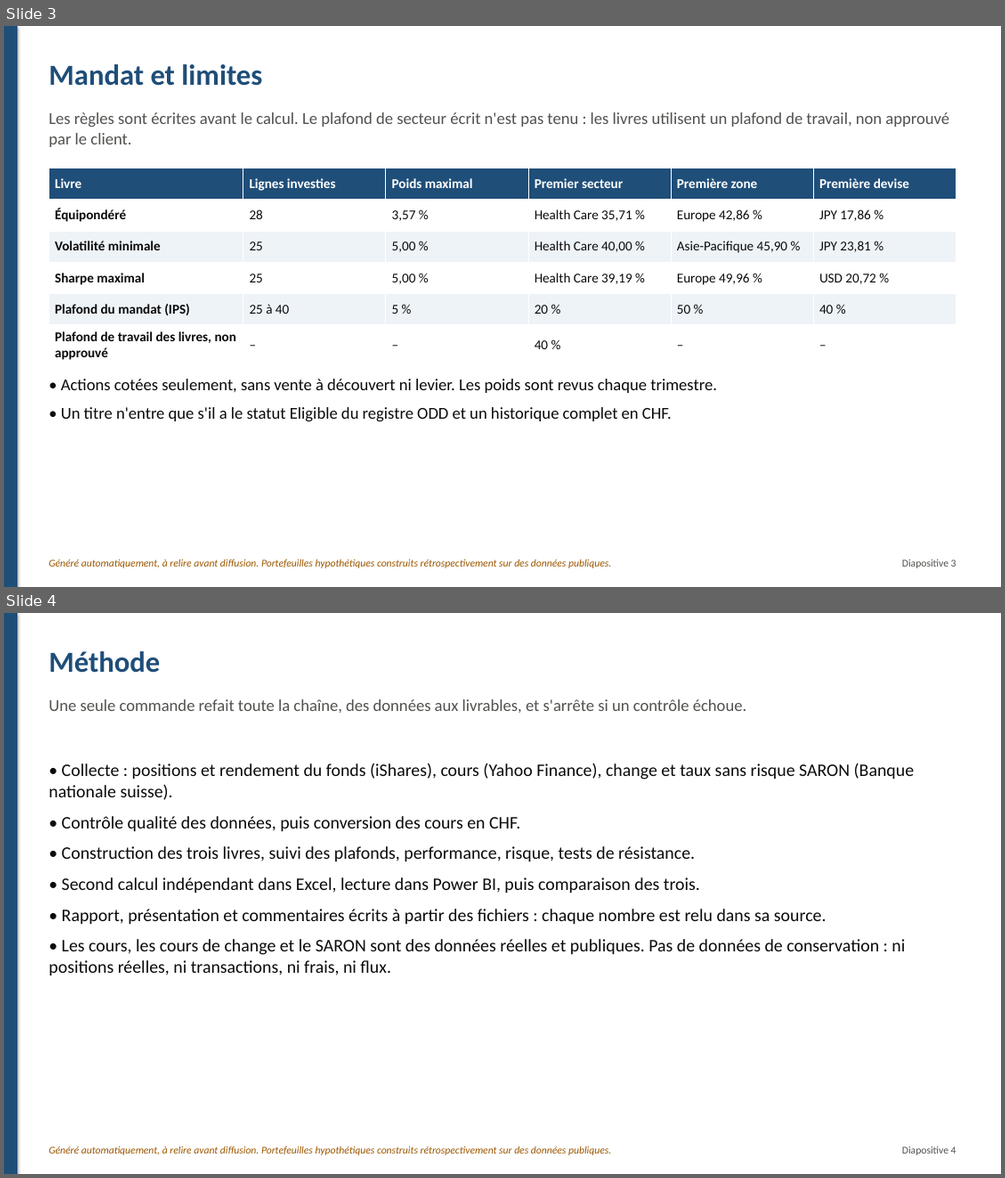
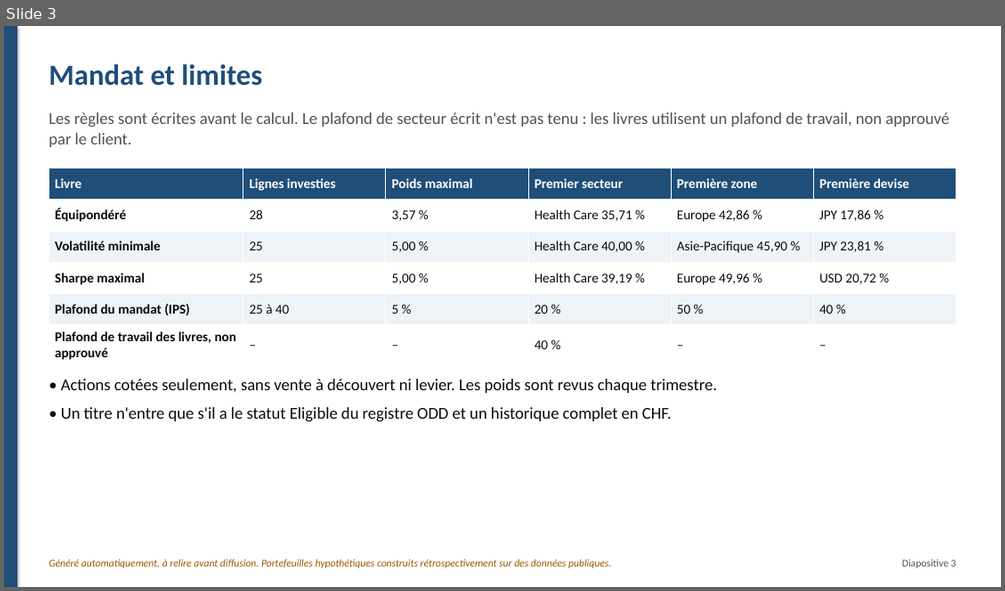
Before and after one commit to fatybarbosa/investment-analytics-platform, a slide deck: reports/management/presentation_management.pptx. Shown one above the other, each under a label of ours: slides 3 and 4 before the commit, slide 3 after it. The pictures are 1005x1178 and 1005x591 pixels, drawn with LibreOffice and Linux fonts; fonts in the diff are those of the drawing. Boxes give left, top, right and bottom in pixels: in the first picture for what was removed or moved away, otherwise in the second. Text is boxed around its words. In the diff, an @@ line names an element or a change of style, - is before the commit and + after.

```diff
--- a/reports/management/presentation_management.pptx
+++ b/reports/management/presentation_management.pptx
@@ slide 4 removed at (4,613,1001,1174), background #FFFFFF @@
@@ rectangle removed at (4,613,17,1174) @@
@@ text removed at (48,651,160,673) @@
-Méthode
@@ text removed at (48,699,746,713) @@
-Une seule commande refait toute la chaîne, des données aux livrables, et s'arrête si un contrôle échoue.
@@ text removed at (48,763,914,976) @@
-• Collecte : positions et rendement du fonds (iShares), cours (Yahoo Finance), change et taux sans risque SARON (Banque nationale suisse).
-• Contrôle qualité des données, puis conversion des cours en CHF.
-• Construction des trois livres, suivi des plafonds, performance, risque, tests de résistance.
-• Second calcul indépendant dans Excel, lecture dans Power BI, puis comparaison des trois.
-• Rapport, présentation et commentaires écrits à partir des fichiers : chaque nombre est relu dans sa source.
-• Les cours, les cours de change et le SARON sont des données réelles et publiques. Pas de données de conservation : ni positions réelles, ni transactions, ni frais, ni flux.
@@ text removed at (48,1146,611,1155) @@
-Généré automatiquement, à relire avant diffusion. Portefeuilles hypothétiques construits rétrospectivement sur des données publiques.
@@ text removed at (902,1146,956,1155) @@
-Diapositive 4
```
Also in this commit, not shown: 9 slides changed, 2 slides added, 45 other files.
